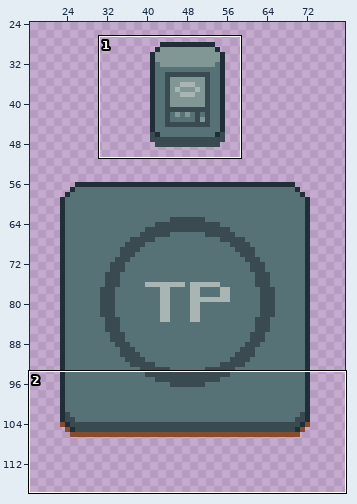
One commit to this pixel-art file: Assets/Textures/Teleporter.aseprite. The picture above shows the old version from afar; the outline marks the close-up.
Close-up. As it was:
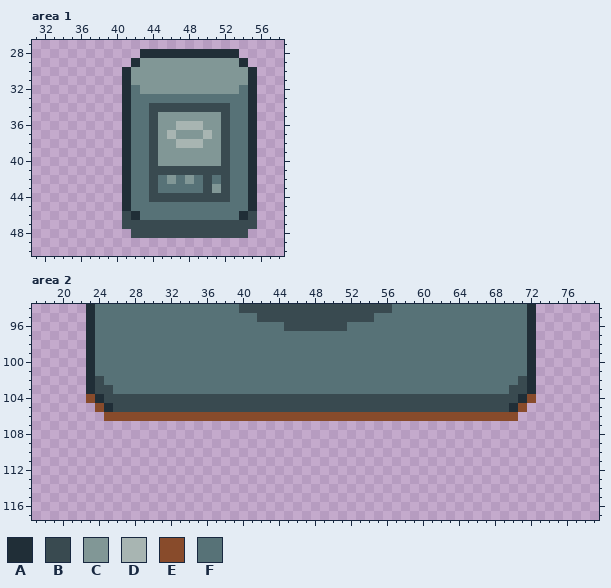
96x144 pixels, 1 frame. Shown: area 1: x 31..58, y 27..50; area 2: x 17..79, y 94..117. The wide view leaves out empty margins.
Palette (. is transparent): A #202e37  B #394a50  C #819796  D #a8b5b2  E #884b2b  F #577277
The same view after the edit:
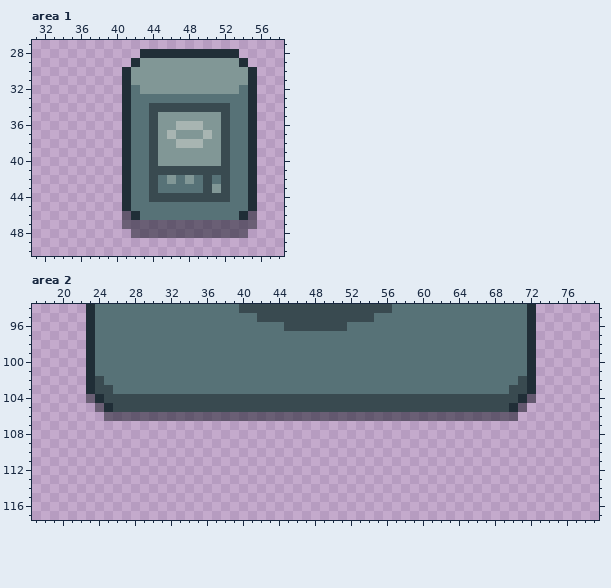
Changes in this commit:
layer "Shadow" opacity 50% added
colour E: #884b2b -> #10141f80
Changed rows in their new state; - is a pixel that keeps its letter.
Area 1, layer "Layer 2":
first column x 41:
46 E-------------E
47 EEEEEEEEEEEEEEE
48 -EEEEEEEEEEEEE-
Changed places in both close-ups, as pixel boxes (x1, y1, x2, y2):
changed: (122, 211, 257, 238)
changed: (86, 394, 536, 421)
